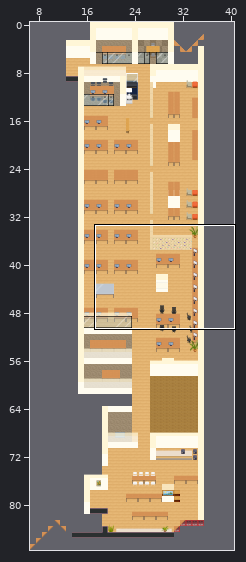
Level history. Tiled map (JSON): maps/map.json. Above, an overview of the earlier version with the close-up marked.
Close-up. Before the commit:
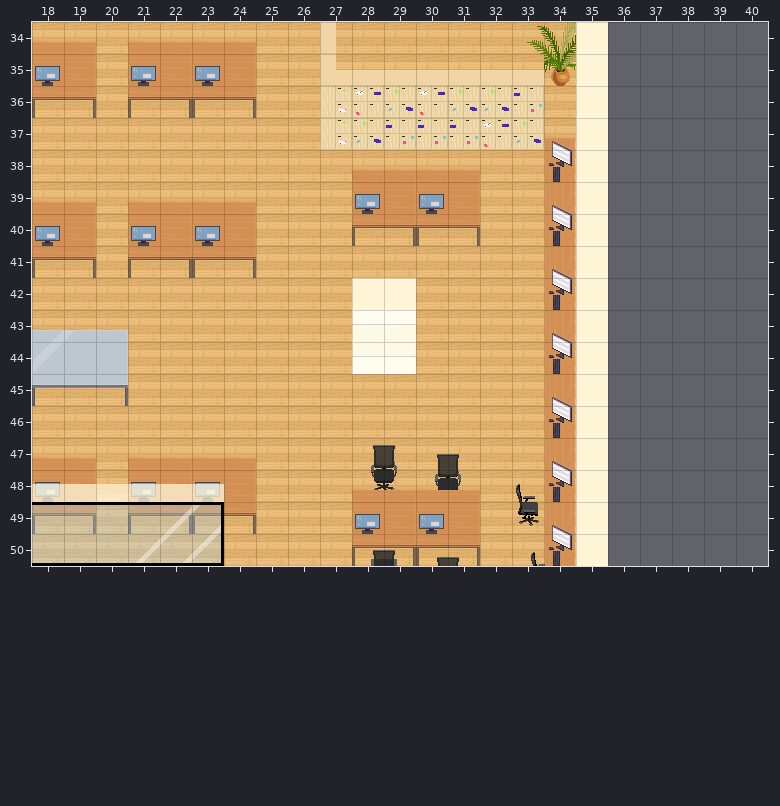
Cells are 32x32 px. Shown: x 18..40, y 34..50. The commit also changed other parts of the map, which this record leaves out.
Now the later version:
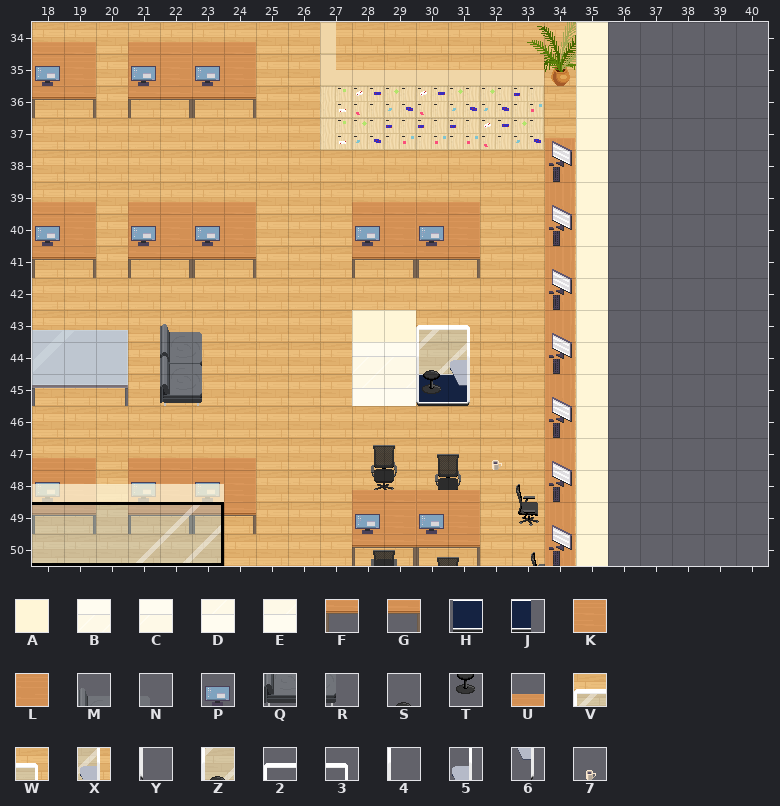
Key: from "Chunk 1": A 28, B 32, C 33, D 34, E 35, F 45, G 46, H 52, J 53, K 73, L 90, M 108, N 109, P 112, Q 113, R 114, S 115, T 119, U 130, V 163, W 164, X 165, Y 167, Z 178, 2 203, 3 204, 4 205, 5 206, 6 208, 7 235.
_ is an empty cell.
Tiles replaced or removed in this view: A, B, C, F, G, K, L, P, U.
See-through tiles are keyed as they look on the map.
From old to new:
Changed rows in their new state; . is an unchanged cell.
Layer "Wallpaper":
first column x 28:
43 __
45 DE
Layer "belowFurniture":
first column x 30:
44 Z.
45 HJ
Layer "furniture":
first column x 22:
39 ......____
40 ......LKLK
41 ......FGFG
43 MN........
44 QR......S.
45 QR......T.
Layer "aboveFurniture":
first column x 28:
39 _._
40 P.P
first column x 22:
44 MN
Layer "abovePlayer1":
first column x 28:
38 ____
39 UUUU
first column x 30:
43 VW
44 .X
Layer "abovePlayer2":
first column x 30:
43 23
44 45
45 Y6
Layer "Wallpaper #2":
first column x 28:
42 __
43 AA
Layer "Decoration":
first column x 32:
47 7
Where, in picture pixels (left, top, right, bottom), the same in both close-ups:
changed: (352, 170, 480, 406)
added: (160, 324, 202, 406)
added: (492, 460, 502, 470)
